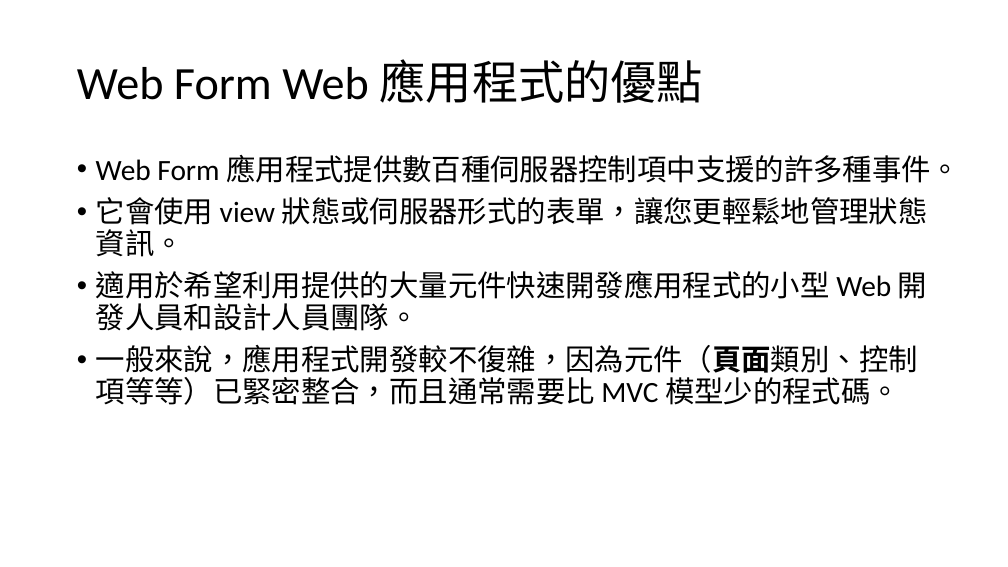
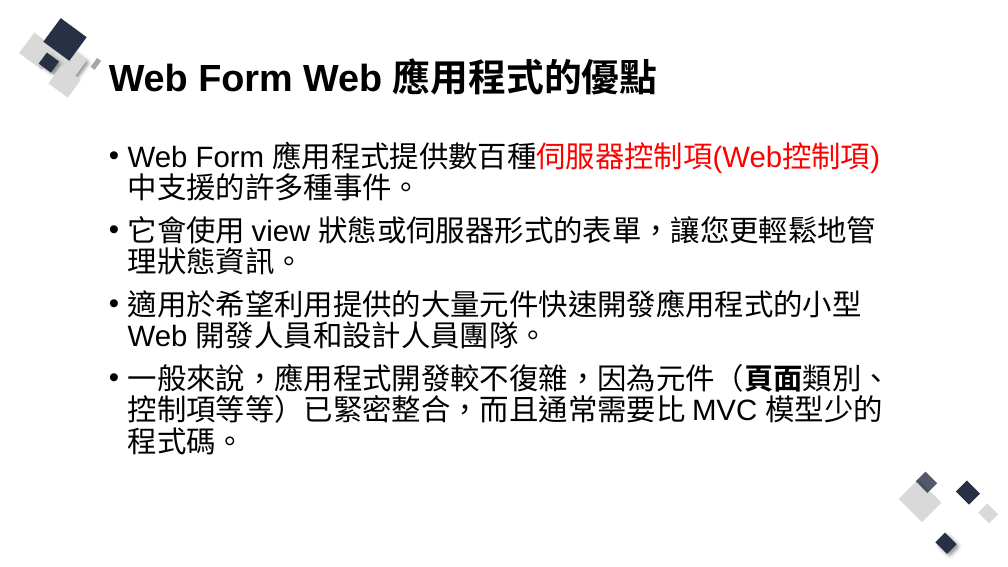
Before and after one commit to Q81JIAXIONG/-, a slide deck: slide 5 of 投影片/2.asp.net webform 框架.pptx. Drawn at 1008x567 pixels with LibreOffice and Linux fonts; fonts in the diff are those of the drawing. Boxes give left, top, right and bottom in pixels: in the first picture for what was removed or moved away, otherwise in the second. Text is boxed around its words. In the diff, an @@ line names an element or a change of style, - is before the commit and + after.

```diff
--- a/投影片/2.asp.net webform 框架.pptx
+++ b/投影片/2.asp.net webform 框架.pptx
@@ title "Web Form Web 應用程式的優點" moved from (x1=77, y1=59, x2=703, y2=103) to (x1=109, y1=58, x2=658, y2=95) @@
@@ title "Web Form Web 應用程式的優點" at (x1=109, y1=58, x2=658, y2=95): size 44 to 36 pt, font Calibri to Arial, bold on @@
@@ group added at (x1=20, y1=18, x2=102, y2=97): 8 rectangles @@
@@ text "Web Form 應用程式提供數百種伺服器控制項(Web控制項)中支援的許多種事件。" moved from (x1=96, y1=155, x2=960, y2=405) to (x1=128, y1=142, x2=891, y2=455) @@
@@ text at (x1=128, y1=142, x2=880, y2=201): text changed; font Calibri to Arial @@
-• Web Form 應用程式提供數百種伺服器控制項中支援的許多種事件。
+• Web Form 應用程式提供數百種伺服器控制項(Web控制項)中支援的許多種事件。
@@ text at (x1=128, y1=216, x2=891, y2=455): font Calibri to Arial in "它會使用 view 狀態或伺服器形式的表單，讓您更輕鬆地管理狀態資訊。", "適用於希望利用提供的大量元件快速開發應用程式的小型 Web 開發人員和設計人員團隊。", "一般來說，應用程式開發較不復雜，因為元件（頁面類別、控制項等等）已緊密整合，而且通常需要比 MVC 模型少的程式碼。" @@
@@ group added at (x1=899, y1=472, x2=999, y2=554): 5 rectangles @@
```
Also in this commit, not shown: 7 other slides changed, 33 slides added, 20 slides removed, 23 other files.
